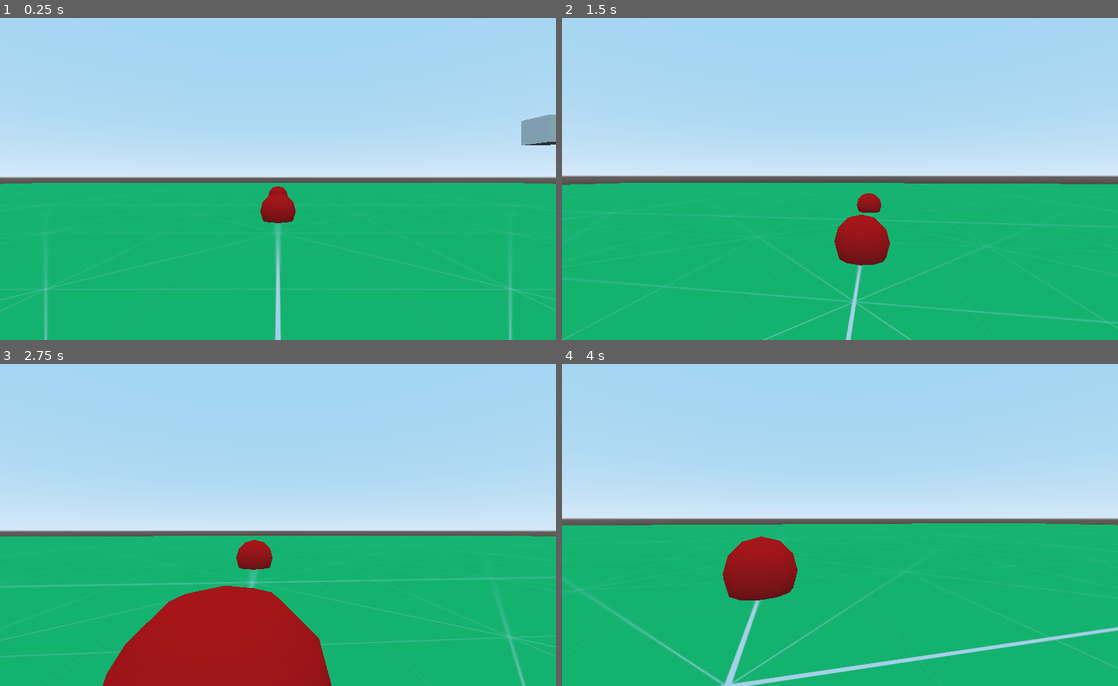
Above: before the commit, frames 1-4 (two rows, left to right).
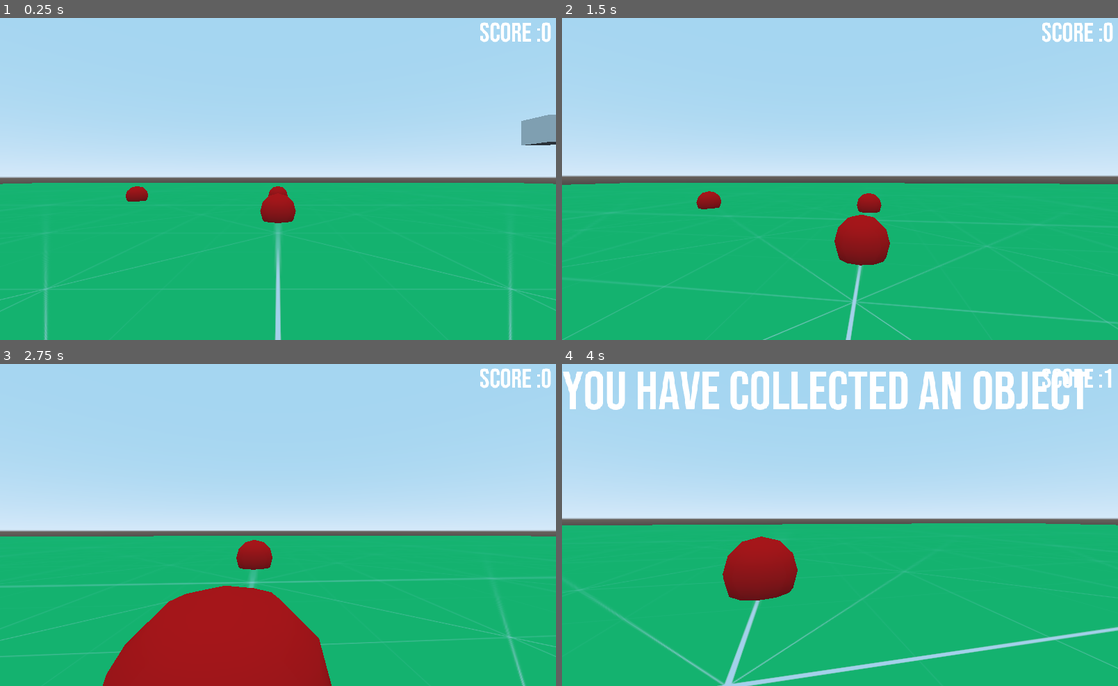
Above: after the commit, the same moments.

Repository: Robinthatdoesnotsuck/GodotProjectIram
Game: Godot game, scene res://Lvl.tscn
The game is run twice, just before and just after one commit, with the same random seed, the same clock (stepped at 60 frames per second) and the same inputs.
Inputs (mouse positions are in pixels of both pictures, inside the frame that each line leads up to):
- Up to frame 1 (0.25 s): no input
- Up to frame 2 (1.5 s): tap Enter at 0.5 s; move the mouse to (867, 175) at 0.52 s; hold O 0.53-1.28 s; hold Up (move_forward) from 0.53 s (still down); tap Space (jump) at 0.77 s; move the mouse to (812, 179) at 1.27 s; tap O at 1.35 s
- Up to frame 3 (2.75 s): keep holding Up (move_forward); tap Space (jump) at 1.52 s; move the mouse to (289, 518) at 2.02 s; hold O from 2.03 s (still down)
- Up to frame 4 (4 s): keep holding Up (move_forward); move the mouse to (834, 528) at 2.77 s; release O at 2.78 s; tap O at 2.85 s; tap Space (jump) at 3.02, 3.77 s; move the mouse to (878, 528) at 3.52 s; hold O from 3.53 s (still down)

The runs differ from the first frame. In frame 1, 0.6% of the frame differs, in the area x 22-100%, y 1-58%; in frame 2, 0.6%; in frame 3, 0.4%; in frame 4, 5.8%, in the area x 0-99%, y 1-15%.

Commit message:
Added UI elements for score and collecting stuff

Diff:
--- a/Lvl.tscn
+++ b/Lvl.tscn
@@ -1,9 +1,17 @@
-[gd_scene load_steps=13 format=2]
+[gd_scene load_steps=15 format=2]
 
 [ext_resource path="res://texture_05.png" type="Texture" id=1]
 [ext_resource path="res://player.tscn" type="PackedScene" id=2]
 [ext_resource path="res://Launcher.tscn" type="PackedScene" id=3]
-[ext_resource path="res://Launcher.gd" type="Script" id=4]
+[ext_resource path="res://BebasNeue-Regular.ttf" type="DynamicFontData" id=4]
+
+[sub_resource type="DynamicFont" id=9]
+size = 100
+font_data = ExtResource( 4 )
+
+[sub_resource type="DynamicFont" id=10]
+size = 50
+font_data = ExtResource( 4 )
 
 [sub_resource type="BoxShape" id=1]
 
@@ -31,6 +39,23 @@
 [node name="Player" parent="." instance=ExtResource( 2 )]
 transform = Transform( 1, 0, 0, 0, 1, 0, 0, 0, 1, 0, 2.2, 0 )
 
+[node name="Message" type="Label" parent="Player"]
+margin_right = 500.0
+margin_bottom = 100.0
+custom_fonts/font = SubResource( 9 )
+text = " Test"
+align = 1
+valign = 1
+
+[node name="Score" type="Label" parent="Player"]
+margin_left = 716.0
+margin_top = 5.0
+margin_right = 1016.0
+margin_bottom = 65.0
+custom_fonts/font = SubResource( 10 )
+text = "TESST2"
+align = 2
+
 [node name="Ground" type="StaticBody" parent="."]
 transform = Transform( 100, 0, 0, 0, 1, 0, 0, 0, 100, 0, 0, 0 )
 
@@ -44,11 +69,9 @@
 
 [node name="Launcher2" parent="." instance=ExtResource( 3 )]
 transform = Transform( 1, 0, 0, 0, 1, 0, 0, 0, 1, -20.9193, 7, 18.0382 )
-script = ExtResource( 4 )
 
 [node name="Launcher3" parent="." instance=ExtResource( 3 )]
 transform = Transform( 1, 0, 0, 0, 1, 0, 0, 0, 1, -20.9193, 7, -18.4345 )
-script = ExtResource( 4 )
 
 [node name="Sphere1" type="StaticBody" parent="." groups=["collect"]]
 transform = Transform( 1, 0, 0, 0, 1, 0, 0, 0, 1, 4.81389, 1.5, 0 )
@@ -77,6 +100,15 @@
 [node name="CSGSphere" type="CSGSphere" parent="Sphere3/CollisionShape"]
 material = SubResource( 4 )
 
+[node name="Sphere4" type="StaticBody" parent="." groups=["collect"]]
+transform = Transform( 1, 0, 0, 0, 1, 0, 0, 0, 1, 14.4683, 1.5, 23.8537 )
+
+[node name="CollisionShape" type="CollisionShape" parent="Sphere4"]
+shape = SubResource( 3 )
+
+[node name="CSGSphere" type="CSGSphere" parent="Sphere4/CollisionShape"]
+material = SubResource( 4 )
+
 [node name="Start" type="StaticBody" parent="."]
 transform = Transform( 1, 0, 0, 0, 1, 0, 0, 0, 1, 0, 1.2, 0 )
 
@@ -87,12 +119,12 @@
 [node name="CSGCylinder" type="CSGCylinder" parent="Start/CollisionShape"]
 material = SubResource( 6 )
 
-[node name="StaticBody" type="StaticBody" parent="."]
+[node name="End" type="StaticBody" parent="."]
 transform = Transform( 1, 0, 0, 0, 1, 0, 0, 0, 1, -43.0807, 1.2, 0 )
 
-[node name="CollisionShape" type="CollisionShape" parent="StaticBody"]
+[node name="CollisionShape" type="CollisionShape" parent="End"]
 transform = Transform( 2, 0, 0, 0, 0.2, 0, 0, 0, 2, 0, 0, 0 )
 shape = SubResource( 7 )
 
-[node name="CSGCylinder" type="CSGCylinder" parent="StaticBody/CollisionShape"]
+[node name="CSGCylinder" type="CSGCylinder" parent="End/CollisionShape"]
 material = SubResource( 8 )
--- a/Player.gd
+++ b/Player.gd
@@ -14,11 +14,18 @@
 var mouseDelta: Vector2 = Vector2()
 #var scoreUI:RichTextLabel
 var score = 0
+var message_timer:Timer
 
-onready var camera :Camera = get_node("Camera")#only when node is initialized
+onready var camera :Camera = get_node("Camera") #only when node is initialized
+onready var user_message:Label = get_node("./Message")
+onready var score_message:Label = get_node("./Score")
 
 func _ready():
+	message_timer = Timer.new()
+	add_child(message_timer)
 	Input.set_mouse_mode(Input.MOUSE_MODE_CAPTURED)
+	user_message.set_text("")
+	score_message.set_text("Score :" + str(score))
 
 
 
@@ -59,7 +66,15 @@
 			print("Collision with: " + collision.collider.name)
 			score += 1
 			print("score " + str(score))
+			score_message.set_text("Score :" + str(score))
+			user_message.set_text("You have collected an object")
+			message_timer.connect("timeout", self, "clear_text")
+			message_timer.set_wait_time(5)
+			message_timer.start()
 			collision.collider.queue_free()
+		elif(collision.collider.name == "End" && score == 4):
+			print("Congratulations!!")
+			user_message.set_text("CONGRATULATIONS")
 
 
 
@@ -76,3 +91,5 @@
 	#print("Test")
 	if event is InputEventMouseMotion	:
 		mouseDelta = event.relative
+func clear_text():
+	user_message.set_text("")
Binary file added: BebasNeue-Regular.ttf
